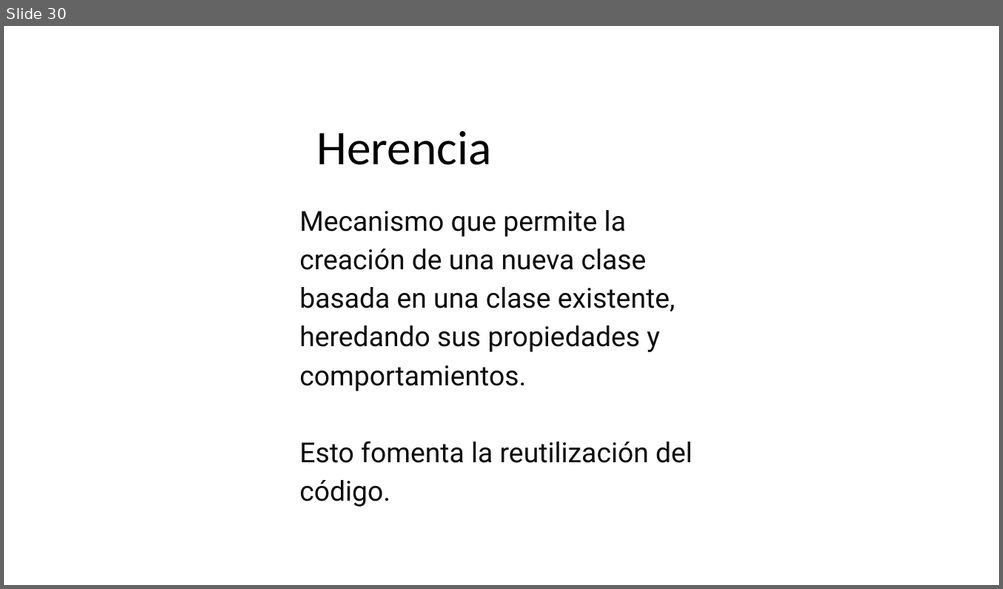
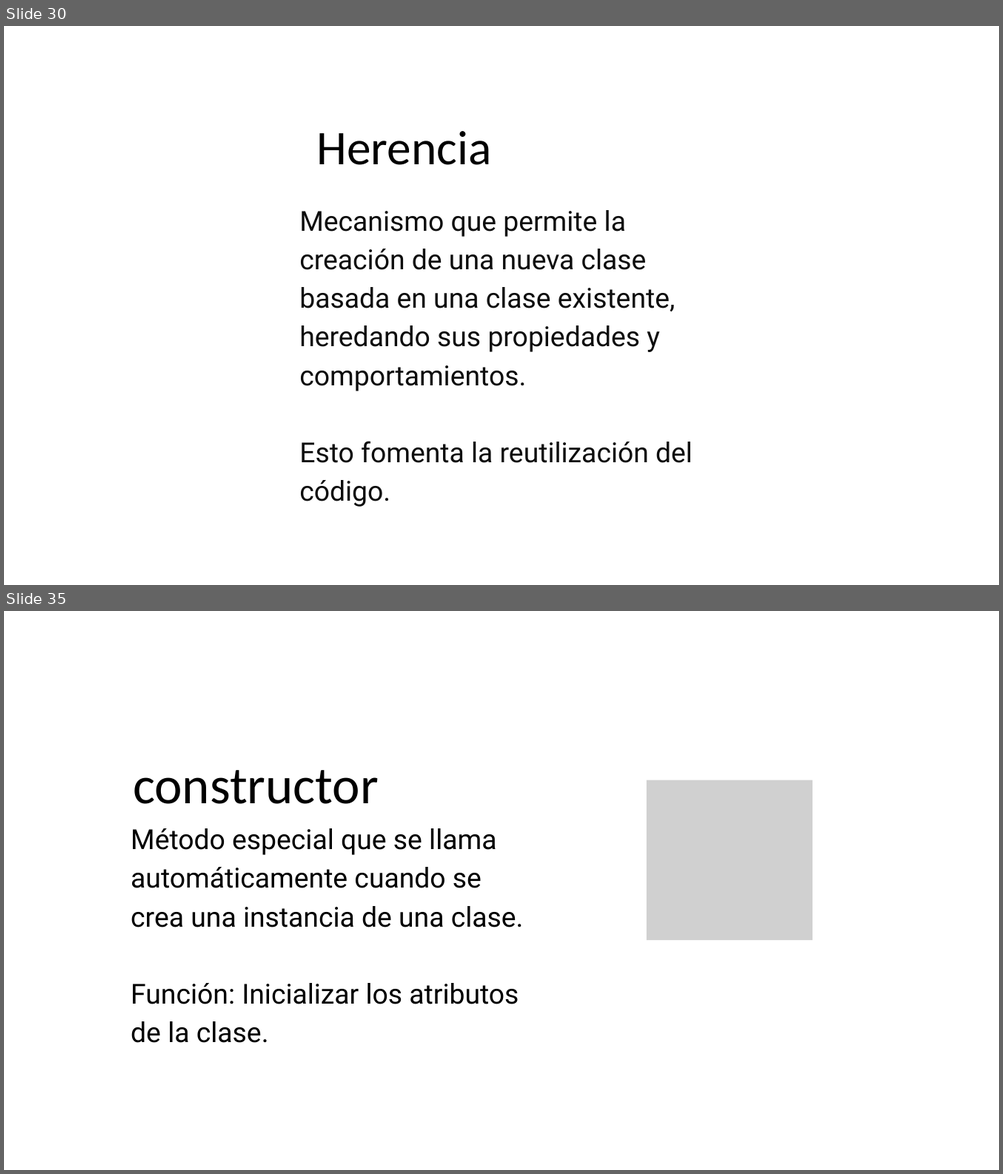
Before and after one commit to JuanRos1984/PresentacionAPP_POO, a slide deck: Presentacion POO APP.pptx. Shown one above the other, each under a label of ours: slide 30 before the commit, slides 30 and 35 after it; the slides between them are not shown. The pictures are 1003x589 and 1003x1174 pixels, drawn with LibreOffice and Linux fonts; fonts in the diff are those of the drawing; grey boxes stand for pictures. Boxes give left, top, right and bottom in pixels: in the first picture for what was removed or moved away, otherwise in the second. Text is boxed around its words. In the diff, an @@ line names an element or a change of style, - is before the commit and + after.

```diff
--- a/Presentacion POO APP.pptx
+++ b/Presentacion POO APP.pptx
@@ slide 35 added at (4, 611, 999, 1170), background #FFFFFF @@
@@ text added at (133, 770, 378, 804), 76 pt, text #000000 @@
+constructor
@@ picture added at (646, 780, 812, 940) @@
@@ text added at (131, 829, 523, 1043), 40 pt, text #000000 @@
+Método especial que se llama automáticamente cuando se crea una instancia de una clase.
+Función: Inicializar los atributos de la clase.
```
Also in this commit, not shown: 1 slide changed, 8 other slides added, 14 slides removed, 28 other files.
